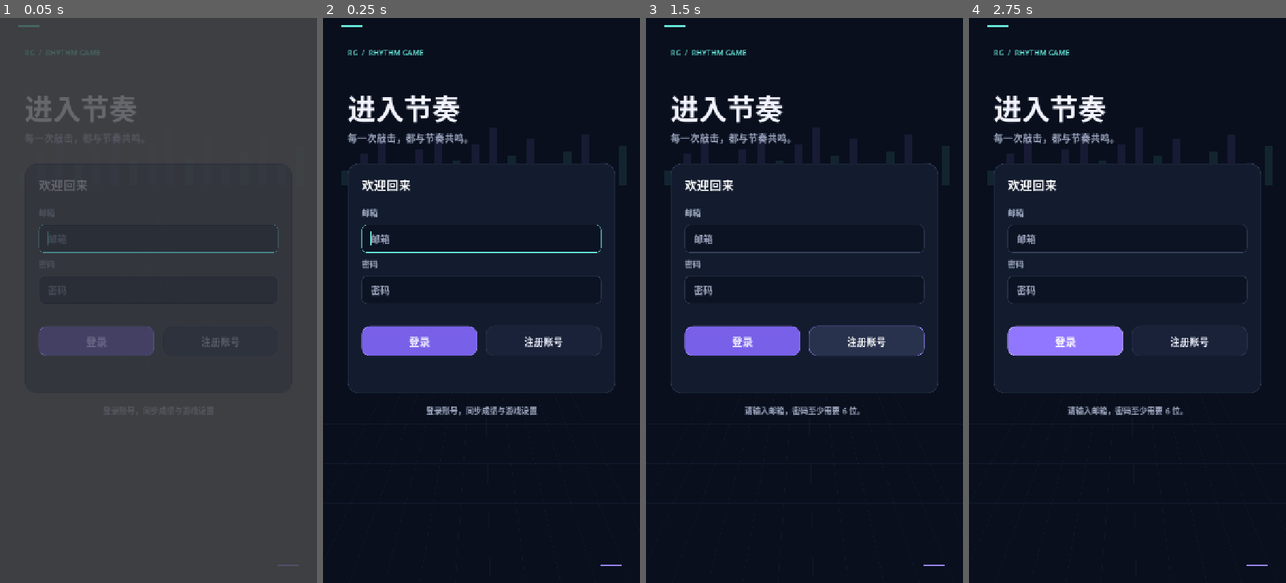
Above: before the commit, frames 1-4 (left to right).
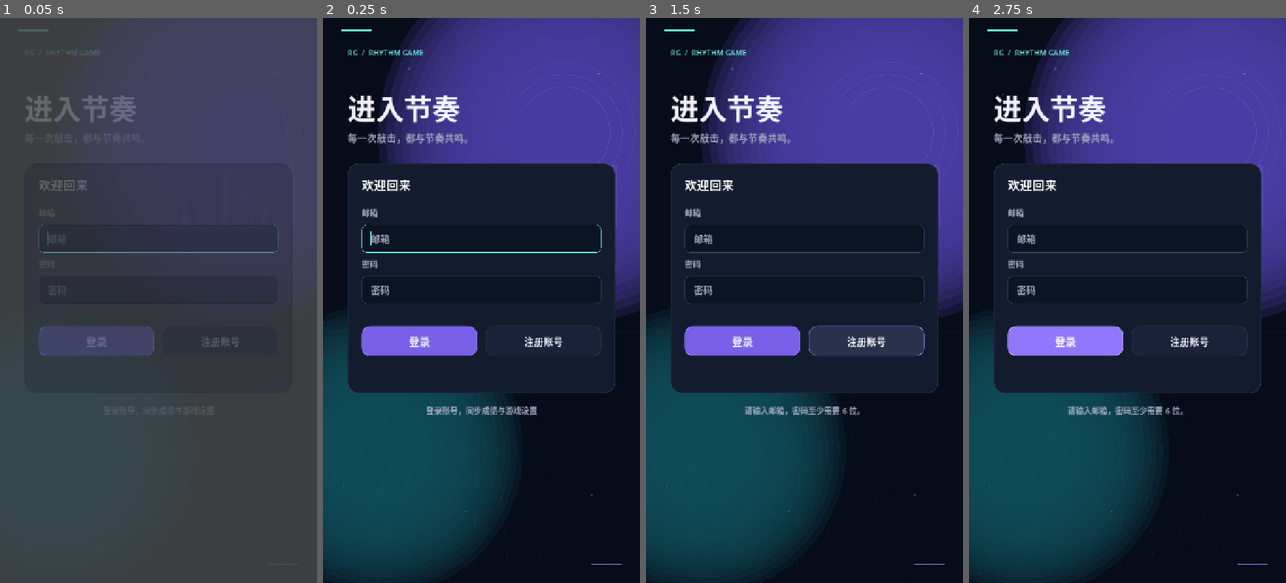
Above: after the commit, the same moments.

Repository: yznhyyg/1
Game: Godot game, scene res://login.tscn
The game is run twice, just before and just after one commit, with the same random seed, the same clock (stepped at 60 frames per second) and the same inputs.
Inputs:
- Up to frame 1 (0.05 s): no input
- Up to frame 2 (0.25 s): no input
- Up to frame 3 (1.5 s): click "登录" at 0.5 s; click "注册账号" at 1.25 s
- Up to frame 4 (2.75 s): click "登录" at 2 s

The runs differ from the first frame. In frame 1, 20% of the frame differs, in the area x 5-100%, y 0-97%; in frame 2, 39%; in frame 3, 39%; in frame 4, 39%, in the area x 0-100%, y 0-100%.

Commit message:
Add animated entry screen backdrop

Diff:
--- a/login.gd
+++ b/login.gd
@@ -4,6 +4,7 @@
 const PartnerSystem = preload("res://partner_system.gd")
 
 const UI = preload("res://ui/rhythm_ui.gd")
+const EntryBackdrop = preload("res://ui/entry_backdrop.gd")
 
 const SupabaseConfig = preload("res://supabase_config.gd")
 const SESSION_FILE := "user://supabase_session.json"
@@ -19,6 +20,16 @@
 
 func _ready() -> void:
 	UI.setup(self)
+	# The entry screen gets its own restrained backdrop: it keeps the rhythm-game
+	# identity while leaving the login card and text easy to read.
+	var default_backdrop := get_child(0)
+	if default_backdrop is Control:
+		default_backdrop.hide()
+	var entry_backdrop := EntryBackdrop.new()
+	entry_backdrop.set_anchors_and_offsets_preset(Control.PRESET_FULL_RECT)
+	entry_backdrop.mouse_filter = Control.MOUSE_FILTER_IGNORE
+	add_child(entry_backdrop)
+	move_child(entry_backdrop, 0)
 
 	UI.card(self, Rect2(56, 330, 608, 520))
 	UI.label(self, "RG  /  RHYTHM GAME", Rect2(56, 66, 608, 40), 17, UI.CYAN)
--- /dev/null
+++ b/ui/entry_backdrop.gd
@@ -0,0 +1,67 @@
+extends Control
+
+## A quiet, animated backdrop for the entry/login screen.
+## It is drawn procedurally so it stays sharp at every window size.
+
+var elapsed := 0.0
+var _base_size := Vector2(720.0, 1280.0)
+
+func _ready() -> void:
+	mouse_filter = Control.MOUSE_FILTER_IGNORE
+	set_process(true)
+	queue_redraw()
+
+func _process(delta: float) -> void:
+	elapsed = fmod(elapsed + delta, TAU * 100.0)
+	queue_redraw()
+
+func _draw() -> void:
+	var scale_factor := size / _base_size
+	var pulse := (sin(elapsed * 0.55) + 1.0) * 0.5
+
+	draw_rect(Rect2(Vector2.ZERO, size), Color("#070C19"))
+
+	# Two broad pools of colour give the page depth without competing with the form.
+	_draw_glow(Vector2(555.0, 265.0) * scale_factor, 430.0 * scale_factor.x, Color("#5C4AC8"), 0.15 + pulse * 0.025)
+	_draw_glow(Vector2(125.0, 980.0) * scale_factor, 330.0 * scale_factor.x, Color("#167A87"), 0.10)
+
+	# A thin perspective grid anchors the lower half of the screen.
+	for index in range(11):
+		var x := float(index) * 82.0 - 150.0
+		draw_line(Vector2(360.0, 640.0) * scale_factor, Vector2(x, 1280.0) * scale_factor, Color(0.30, 0.42, 0.68, 0.075), 1.0)
+	for y in range(710, 1280, 92):
+		draw_line(Vector2(0.0, y) * scale_factor, Vector2(720.0, y) * scale_factor, Color(0.30, 0.42, 0.68, 0.06), 1.0)
+
+	# Bars and arcs suggest a track preview behind the login card.
+	var bars := [58.0, 96.0, 42.0, 132.0, 74.0, 116.0, 52.0, 88.0, 142.0]
+	for index in range(bars.size()):
+		var bar_height: float = bars[index]
+		var x := 414.0 + float(index) * 30.0
+		var y := 474.0 - bar_height
+		var bar_color := Color("#66E7DA") if index % 3 == 0 else Color("#9C87FF")
+		bar_color.a = 0.12
+		draw_rect(Rect2(Vector2(x, y) * scale_factor, Vector2(14.0, bar_height) * scale_factor), bar_color)
+
+	var ring_center := Vector2(548.0, 260.0) * scale_factor
+	for index in range(3):
+		var ring_color := Color("#9C87FF")
+		ring_color.a = 0.16 - float(index) * 0.035
+		draw_arc(ring_center, (104.0 + index * 28.0) * scale_factor.x, -2.55, 0.75, 42, ring_color, 2.0)
+	draw_line(Vector2(440.0, 286.0) * scale_factor, Vector2(646.0, 286.0) * scale_factor, Color(0.40, 0.90, 0.85, 0.14), 1.0)
+
+	# Small fixed particles keep the empty corners from feeling flat.
+	var particles := [Vector2(78, 174), Vector2(196, 116), Vector2(626, 126), Vector2(664, 570), Vector2(48, 1060), Vector2(610, 1080), Vector2(324, 1118)]
+	for index in range(particles.size()):
+		var particle_color := Color("#66E7DA") if index % 2 == 0 else Color("#9C87FF")
+		particle_color.a = 0.30
+		draw_circle(particles[index] * scale_factor, (2.0 + (index % 2)) * scale_factor.x, particle_color)
+
+	draw_line(Vector2(40.0, 28.0) * scale_factor, Vector2(110.0, 28.0) * scale_factor, Color("#66E7DA"), 3.0)
+	draw_line(Vector2(610.0, 1238.0) * scale_factor, Vector2(680.0, 1238.0) * scale_factor, Color("#9C87FF"), 3.0)
+
+func _draw_glow(center: Vector2, radius: float, color: Color, strength: float) -> void:
+	for index in range(24):
+		var layer := float(24 - index) / 24.0
+		var glow := color
+		glow.a = strength * layer * layer
+		draw_circle(center, radius * layer, glow)
Not shown, added: ui/entry_backdrop.gd.uid
